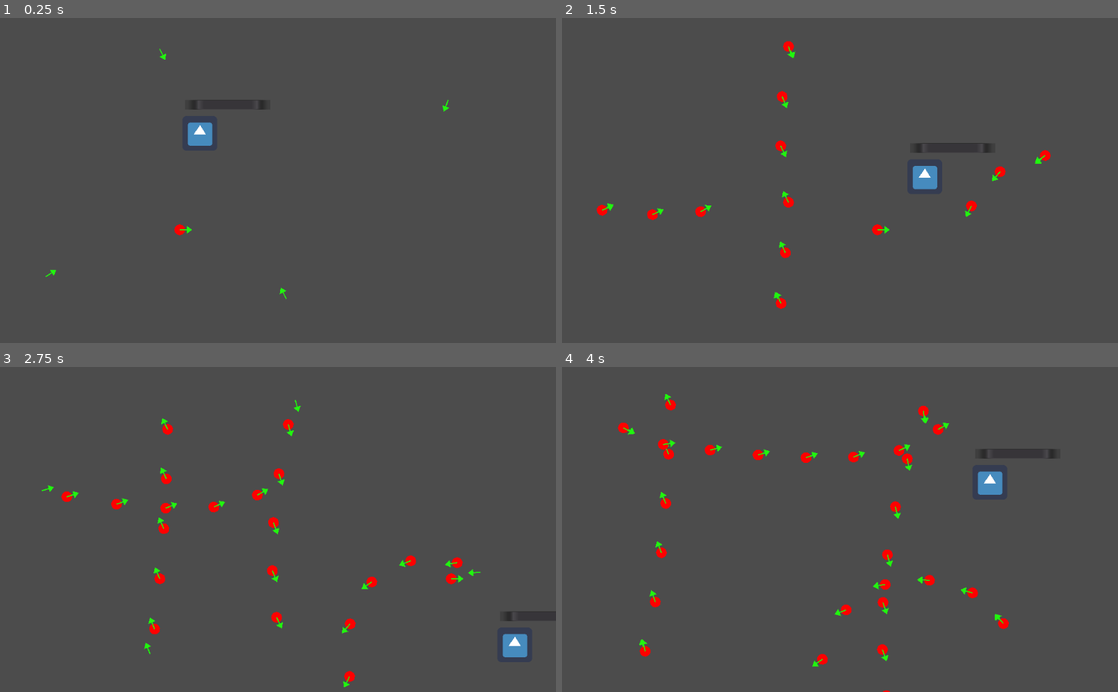
Above: before the commit, frames 1-4 (two rows, left to right).
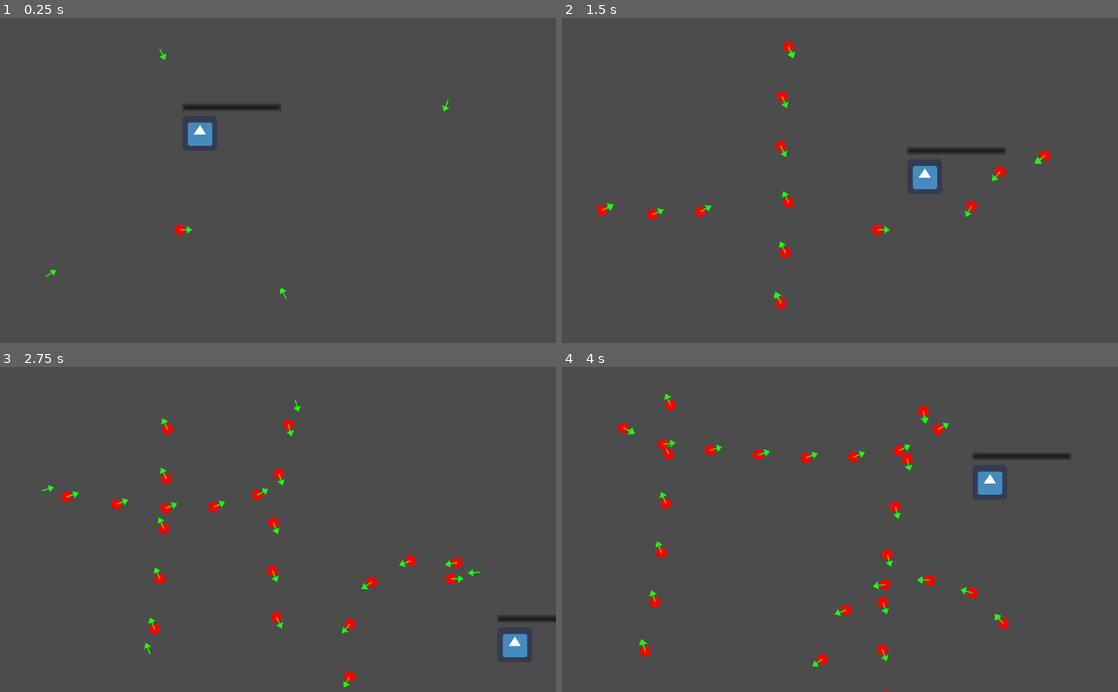
Above: after the commit, the same moments.

Repository: PRFNTX/wejammin
Game: Godot game, scene res://TestScene.tscn
Same seed, same stepped clock (60 frames per second), same inputs: the game is played once before the commit and once after it. The project has no main scene, so this scene is started directly. The engine's default icon, where the game draws it, is replaced by a stand-in: a white triangle on a blue panel in a dark square.
Inputs:
- Up to frame 1 (0.25 s): no input
- Up to frame 2 (1.5 s): tap Enter at 0.5 s; hold D (move_right) 0.53-1.28 s; hold S (move_down) from 1.28 s (still down)
- Up to frame 3 (2.75 s): release S (move_down) at 2.03 s; hold D (move_right) from 2.03 s (still down)
- Up to frame 4 (4 s): release D (move_right) at 2.78 s; hold W (move_up) 2.78-3.53 s; hold A (move_left) from 3.53 s (still down)

The runs differ from the first frame. In frame 1, 0.2% of the frame differs, in the area x 32-51%, y 25-29%; in frame 2, 0.3%, in the area x 62-80%, y 38-42%; in frame 3, 0.1%; in frame 4, 0.2%.

Commit message:
fixed healthbar

Diff:
--- a/ProjectGameJam/PlayerNode.tscn
+++ b/ProjectGameJam/PlayerNode.tscn
@@ -17,10 +17,10 @@
 shape = SubResource( 1 )
 
 [node name="Healthbar" type="ProgressBar" parent="."]
-margin_left = -27.0
-margin_top = -62.0
-margin_right = -23.0
-margin_bottom = -48.0
-rect_scale = Vector2( 39.28, 1.32 )
+margin_left = -33.0
+margin_top = -55.0
+margin_right = 150.0
+margin_bottom = -41.0
 step = 1.0
 value = 50.0
+percent_visible = false
